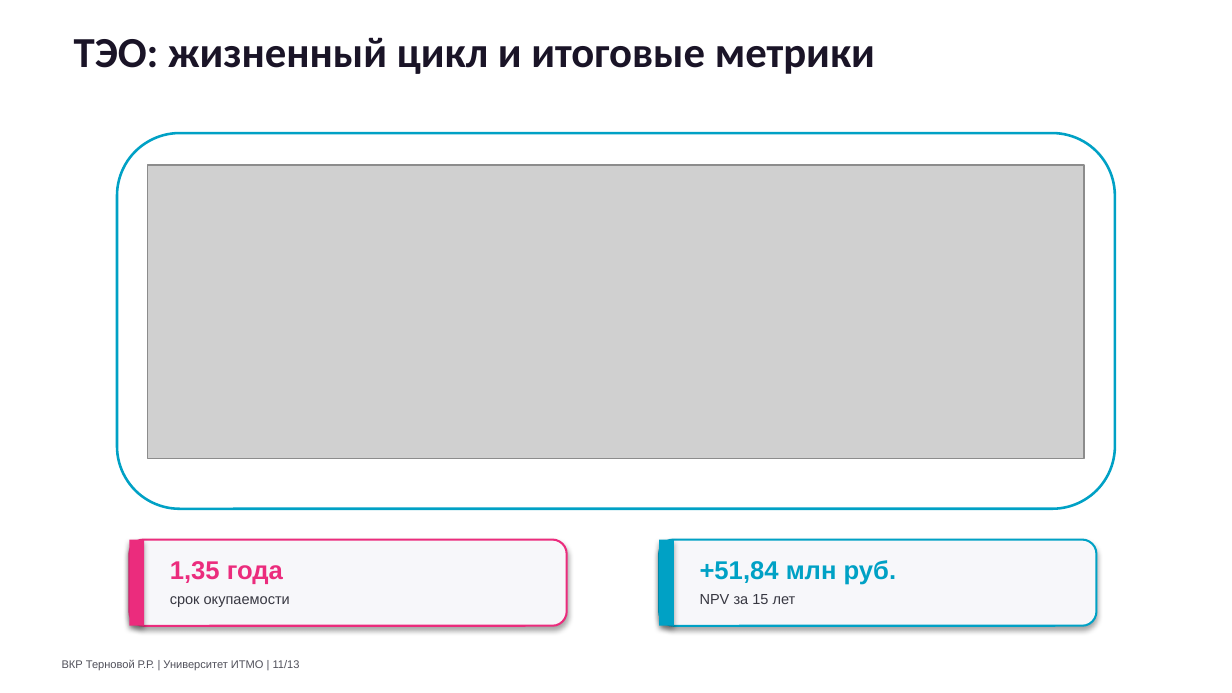
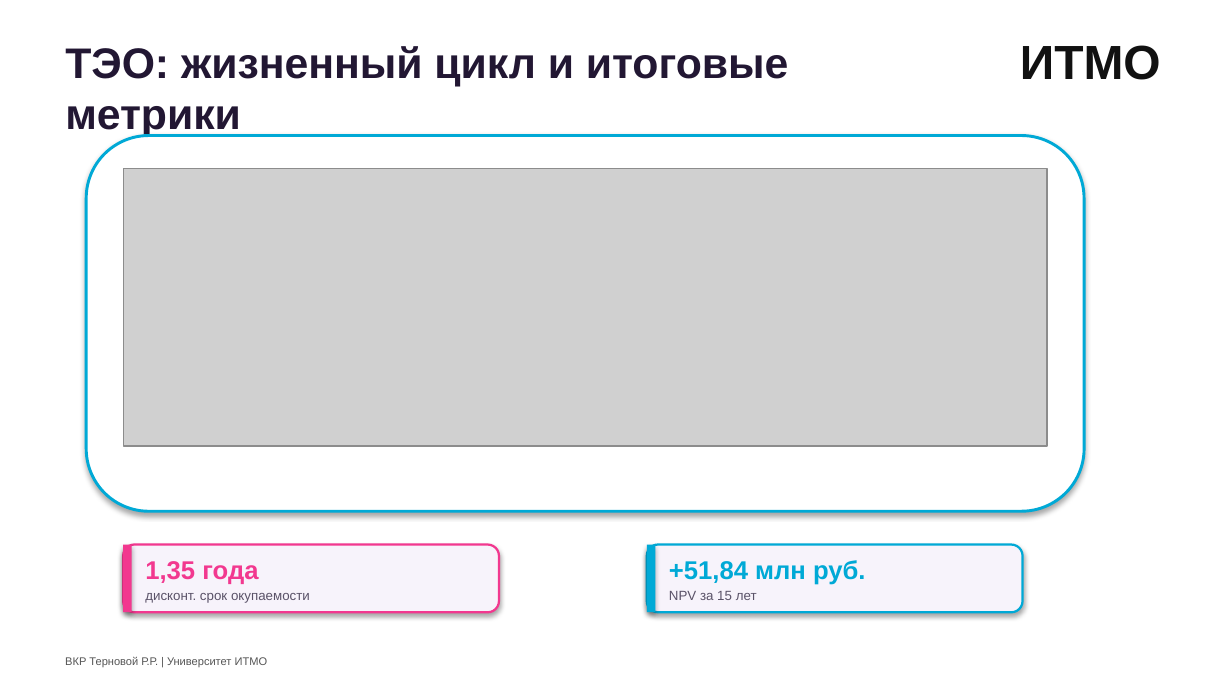
Before and after one commit to SENATOROVAI/VKR_COLD, a slide deck: slide 11 of Презентация_ВКР_Терновой_РР_хладоцентр_ЦОД.pptx. Drawn at 1232x693 pixels with LibreOffice and Linux fonts; fonts in the diff are those of the drawing; grey boxes stand for pictures; background and template pictures are left out. Boxes give left, top, right and bottom in pixels: in the first picture for what was removed or moved away, otherwise in the second. Text is boxed around its words. In the diff, an @@ line names an element or a change of style, - is before the commit and + after.

```diff
--- a/Презентация_ВКР_Терновой_РР_хладоцентр_ЦОД.pptx
+++ b/Презентация_ВКР_Терновой_РР_хладоцентр_ЦОД.pptx
@@ rectangle added at [0, 0, 1232, 692], fill #FFFFFF, outline #FFFFFF 0.75 pt @@
@@ text "ТЭО: жизненный цикл и итоговые ...": place and size @@
-text "ТЭО: жизненный цикл и итоговые ..." at [74, 37, 875, 74]
+text "ТЭО: жизненный цикл и итоговые ..." at [65, 46, 789, 138]
@@ text "ТЭО: жизненный цикл и итоговые ..." at [65, 46, 789, 138]: font Calibri to Arial, text colour #1A1427 to #221733 @@
@@ text added at [1020, 45, 1161, 80], 28 pt, text #111111, bold @@
+ИТМО
@@ rounded rectangle: place and size @@
-rounded rectangle at [117, 133, 1115, 509]
+rounded rectangle at [86, 136, 1084, 511]
@@ rounded rectangle at [86, 136, 1084, 511]: outline #00A1C5 1.5 pt to #00A9D6 1.7 pt; shadow on @@
@@ picture: place and size @@
-picture at [148, 165, 1084, 458]
+picture at [123, 169, 1047, 446]
@@ rectangle: place and size @@
-rectangle at [129, 540, 144, 626]
+rectangle at [123, 545, 132, 612]
@@ rectangle at [123, 545, 132, 612]: fill #EB2C7D to #F2388F @@
@@ rounded rectangle: place and size @@
-rounded rectangle at [129, 540, 567, 626]
+rounded rectangle at [123, 545, 499, 612]
@@ rounded rectangle at [123, 545, 499, 612]: fill #F7F7FA to #F7F3FB; outline #EB2C7D 1.2 pt to #F2388F 1.3 pt @@
@@ text "1,35 года": place and size @@
-text "1,35 года" at [170, 561, 283, 584]
+text "1,35 года" at [145, 561, 258, 584]
@@ text "1,35 года" at [145, 561, 258, 584]: text colour #EB2C7D to #F2388F @@
@@ rectangle: place and size @@
-rectangle at [659, 540, 674, 626]
+rectangle at [647, 545, 655, 612]
@@ rectangle at [647, 545, 655, 612]: fill #00A1C5 to #00A9D6 @@
@@ rounded rectangle: place and size @@
-rounded rectangle at [659, 540, 1096, 626]
+rounded rectangle at [647, 545, 1023, 612]
@@ rounded rectangle at [647, 545, 1023, 612]: fill #F7F7FA to #F7F3FB; outline #00A1C5 1.2 pt to #00A9D6 1.3 pt @@
@@ text "+51,84 млн руб.": place and size @@
-text "+51,84 млн руб." at [700, 560, 896, 585]
+text "+51,84 млн руб." at [669, 560, 865, 585]
@@ text "+51,84 млн руб." at [669, 560, 865, 585]: text colour #00A1C5 to #00A9D6 @@
@@ text at [145, 593, 310, 603]: text changed; size 8.5 to 7.8 pt; text colour #373741 to #5A5268 @@
-срок окупаемости
+дисконт. срок окупаемости
@@ text "NPV за 15 лет": place and size @@
-text "NPV за 15 лет" at [700, 594, 796, 604]
+text "NPV за 15 лет" at [669, 591, 757, 600]
@@ text "NPV за 15 лет" at [669, 591, 757, 600]: size 8.5 to 7.8 pt, text colour #373741 to #5A5268 @@
@@ text at [65, 657, 268, 667]: text changed; text colour #50505A to #555555 @@
-ВКР Терновой Р.Р. | Университет ИТМО | 11/13
+ВКР Терновой Р.Р. | Университет ИТМО
```
Also in this commit, not shown: 4 other slides changed.
